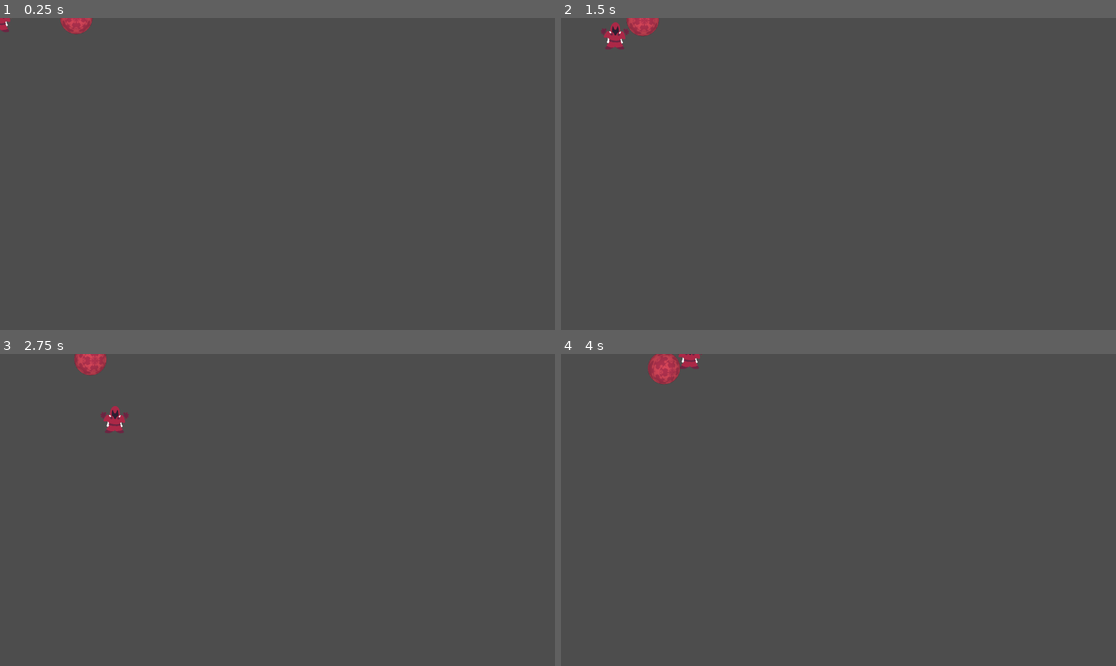
Above: before the commit, frames 1-4 (two rows, left to right).
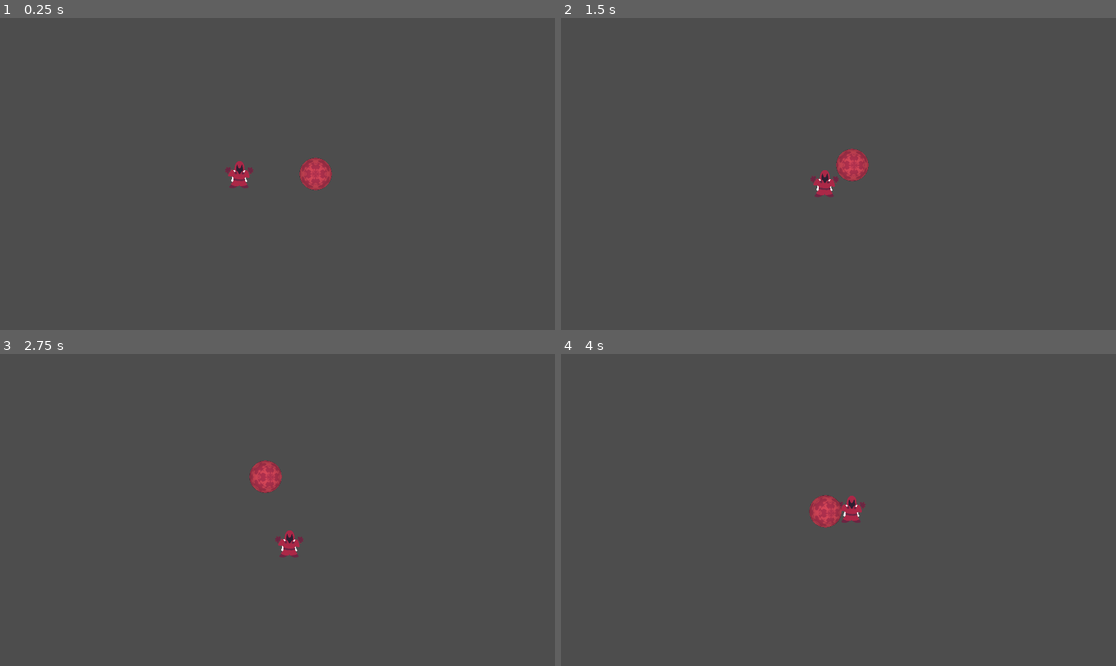
Above: after the commit, the same moments.

Repository: Hangover-Sunshine/KATAMARI-MEATBALL
Game: Godot game, scene res://scenes/Temporary/LevelTemplate.tscn
Two runs of this game, one before a commit and one after it. Both use one fixed random seed, a clock stepped at 60 frames per second and the inputs below. This scene is started directly instead of the project's main scene.
Inputs (mouse positions are in pixels of both pictures, inside the frame that each line leads up to):
- Up to frame 1 (0.25 s): no input
- Up to frame 2 (1.5 s): tap Enter at 0.5 s; move the mouse to (960, 158) at 0.52 s; hold D (WalkRight) 0.53-1.28 s; click (960, 158) at 0.67 s; move the mouse to (727, 189) at 1.27 s; hold S (WalkDown) from 1.28 s (still down)
- Up to frame 3 (2.75 s): move the mouse to (333, 441) at 2.02 s; release S (WalkDown) at 2.03 s; hold D (WalkRight) from 2.03 s (still down)
- Up to frame 4 (4 s): move the mouse to (810, 572) at 2.77 s; release D (WalkRight) at 2.78 s; hold W (WalkUp) 2.78-3.53 s; click (810, 572) at 2.92 s; move the mouse to (1005, 556) at 3.52 s; hold A (WalkLeft) from 3.53 s (still down)

The runs differ from the first frame. In frame 1, 1.0% of the frame differs, in the area x 0-60%, y 0-56%; in frame 2, 1.2%; in frame 3, 1.3%; in frame 4, 1.3%, in the area x 15-55%, y 0-56%.

Commit message:
adding more to template

Diff:
--- /dev/null
+++ b/prefabs/system/BallCamera.tscn
@@ -0,0 +1,10 @@
+[gd_scene load_steps=2 format=3 uid="uid://cfrs46bu3edfx"]
+
+[ext_resource type="Script" path="res://scripts/system/BallCamera.gd" id="1_e0qfy"]
+
+[node name="BallCamera" type="Camera2D" node_paths=PackedStringArray("Player", "Target")]
+position = Vector2(-176, -38)
+script = ExtResource("1_e0qfy")
+Player = NodePath("")
+Target = NodePath("")
+MaxOffset = 300.0
--- a/scenes/Temporary/CatamariTest.tscn
+++ b/scenes/Temporary/CatamariTest.tscn
@@ -1,7 +1,7 @@
 [gd_scene load_steps=13 format=3 uid="uid://bv0ku2v7vktrn"]
 
 [ext_resource type="PackedScene" uid="uid://myhbn6a4wked" path="res://prefabs/entities/Player.tscn" id="1_uof3s"]
-[ext_resource type="Script" path="res://scripts/system/BallCamera.gd" id="2_2ew3c"]
+[ext_resource type="PackedScene" uid="uid://cfrs46bu3edfx" path="res://prefabs/system/BallCamera.tscn" id="2_efhlj"]
 [ext_resource type="PackedScene" uid="uid://b2rldqippwrkr" path="res://prefabs/entities/FleshBall.tscn" id="3_h01f8"]
 [ext_resource type="Texture2D" uid="uid://hqxg4h3orok1" path="res://assets/temporary/Environment_Prototype1.png" id="4_xafcw"]
 [ext_resource type="Script" path="res://scripts/system/CivilianController.gd" id="5_svd63"]
@@ -30,12 +30,9 @@
 position = Vector2(207, 99)
 Speed = 375.0
 
-[node name="BallCamera" type="Camera2D" parent="." node_paths=PackedStringArray("Player", "Target")]
-position = Vector2(-176, -38)
-script = ExtResource("2_2ew3c")
+[node name="BallCamera" parent="." node_paths=PackedStringArray("Player", "Target") instance=ExtResource("2_efhlj")]
 Player = NodePath("../Player")
 Target = NodePath("../FleshBall")
-MaxOffset = 300.0
 
 [node name="FleshBall" parent="." instance=ExtResource("3_h01f8")]
 position = Vector2(-99, -12)
--- a/scenes/Temporary/LevelTemplate.tscn
+++ b/scenes/Temporary/LevelTemplate.tscn
@@ -1,17 +1,52 @@
-[gd_scene load_steps=3 format=3 uid="uid://coibco7h1048k"]
+[gd_scene load_steps=13 format=3 uid="uid://coibco7h1048k"]
 
+[ext_resource type="Script" path="res://scripts/system/CultistController.gd" id="1_36uyx"]
 [ext_resource type="PackedScene" uid="uid://myhbn6a4wked" path="res://prefabs/entities/Player.tscn" id="1_gt5lo"]
+[ext_resource type="Script" path="res://scripts/system/LevelControl.gd" id="1_scrhp"]
+[ext_resource type="Script" path="res://scripts/system/HeroController.gd" id="2_1bj2j"]
+[ext_resource type="Script" path="res://scripts/system/CivilianController.gd" id="2_431q8"]
 [ext_resource type="PackedScene" uid="uid://b2rldqippwrkr" path="res://prefabs/entities/FleshBall.tscn" id="2_s626x"]
+[ext_resource type="PackedScene" uid="uid://p364hgcf8vms" path="res://prefabs/entities/Cultist.tscn" id="3_mc2a2"]
+[ext_resource type="PackedScene" uid="uid://8nio5o2tjs5l" path="res://prefabs/entities/MeleeHero.tscn" id="5_6fd81"]
+[ext_resource type="PackedScene" uid="uid://cnwjts4gjgnfd" path="res://prefabs/entities/Civilian.tscn" id="6_gqhj7"]
+[ext_resource type="PackedScene" uid="uid://cfrs46bu3edfx" path="res://prefabs/system/BallCamera.tscn" id="6_ox7ol"]
+[ext_resource type="PackedScene" uid="uid://brwbb64oj5yj4" path="res://scenes/Menus/Pause_Menu.tscn" id="6_v3fbd"]
+[ext_resource type="PackedScene" uid="uid://ep77lvip83kt" path="res://prefabs/entities/RangedHero.tscn" id="6_ywbot"]
 
-[node name="LevelTemplate" type="Node2D"]
+[node name="Level" type="Node2D"]
+script = ExtResource("1_scrhp")
 
-[node name="CultistController" type="Node2D" parent="."]
+[node name="Game" type="Node2D" parent="."]
 
-[node name="HeroController" type="Node2D" parent="."]
+[node name="CultistController" type="Node2D" parent="Game" node_paths=PackedStringArray("FleshBall")]
+script = ExtResource("1_36uyx")
+FleshBall = NodePath("../MysteryFleshBall")
+CultistPrefab = ExtResource("3_mc2a2")
 
-[node name="CivilianController" type="Node2D" parent="."]
+[node name="HeroController" type="Node2D" parent="Game"]
+script = ExtResource("2_1bj2j")
+MeleeHeroPrefab = ExtResource("5_6fd81")
+RangedHeroPrefab = ExtResource("6_ywbot")
 
-[node name="Player" parent="." instance=ExtResource("1_gt5lo")]
+[node name="CivilianController" type="Node2D" parent="Game" node_paths=PackedStringArray("FleePoints", "ExitPoints")]
+script = ExtResource("2_431q8")
+FleePoints = NodePath("FleePoints")
+ExitPoints = NodePath("ExitPoints")
+CivilianPrefab = ExtResource("6_gqhj7")
 
-[node name="MysteryFleshBall" parent="." instance=ExtResource("2_s626x")]
+[node name="FleePoints" type="Node2D" parent="Game/CivilianController"]
+
+[node name="ExitPoints" type="Node2D" parent="Game/CivilianController"]
+
+[node name="Player" parent="Game" instance=ExtResource("1_gt5lo")]
+
+[node name="MysteryFleshBall" parent="Game" instance=ExtResource("2_s626x")]
 position = Vector2(264, 0)
+
+[node name="BallCamera" parent="Game" node_paths=PackedStringArray("Player", "Target") instance=ExtResource("6_ox7ol")]
+Player = NodePath("../Player")
+Target = NodePath("../MysteryFleshBall")
+
+[node name="PauseMenu" parent="." instance=ExtResource("6_v3fbd")]
+process_mode = 2
+visible = false
--- a/scripts/entity/adventurer/RangedHero.gd
+++ b/scripts/entity/adventurer/RangedHero.gd
@@ -11,7 +11,7 @@
 @onready var travel_brain = $TravelBrain
 @onready var spawn_projectile_timer = $SpawnProjectileTimer
 
-@onready var ball:FleshBall2D = $"../FleshBall"
+@onready var ball:FleshBall2D
 
 var ball_in_range:bool = false
 var in_range_for_attack:bool = false
--- a/scripts/system/BallCamera.gd
+++ b/scripts/system/BallCamera.gd
@@ -2,10 +2,9 @@
 
 @export var Player:CharacterBody2D
 @export var Target:CharacterBody2D
-@export var MaxDistFromBall:float = 400
 @export var MaxOffset:float = 200
 
-func _physics_process(delta):
+func _process(delta):
 	var distance = Player.global_position.distance_to(Target.global_position)
 
 	# bias the camera's position towards the ball, starting from the player's position
--- a/scripts/system/CivilianController.gd
+++ b/scripts/system/CivilianController.gd
@@ -2,10 +2,17 @@
 
 @export var FleePoints:Node2D
 @export var ExitPoints:Node2D
+@export var CivilianPrefab:PackedScene
 
 func _ready():
 	GlobalSignals.connect("request_new_flee_point", _new_flee_point_requested)
 	GlobalSignals.connect("request_escort_point", _request_escort_point)
+##
+
+func make_new_civilian(start_pos):
+	var loaded:Civilian = CivilianPrefab.instantiate()
+	add_child(loaded)
+	loaded.global_position = start_pos
 ##
 
 func _new_flee_point_requested(civy):
--- a/scripts/system/CultistController.gd
+++ b/scripts/system/CultistController.gd
@@ -5,6 +5,13 @@
 
 func _ready():
 	GlobalSignals.connect("convert_citizen_to_cultist", _convert_citizen_to_cultist)
+##
+
+func make_cultist(start_pos):
+	var loaded:Cultist = CultistPrefab.instantiate()
+	add_child(loaded)
+	loaded.fleshball = FleshBall
+	loaded.global_position = start_pos
 ##
 
 func _convert_citizen_to_cultist(civy:Civilian):
--- /dev/null
+++ b/scripts/system/HeroController.gd
@@ -0,0 +1,12 @@
+extends Node2D
+
+@export var MeleeHeroPrefab:PackedScene
+@export var RangedHeroPrefab:PackedScene
+
+func spawn_hero(start_position, is_melee:bool):
+	if is_melee:
+		pass
+	else:
+		pass
+	##
+##
--- /dev/null
+++ b/scripts/system/LevelControl.gd
@@ -0,0 +1,2 @@
+extends Node2D
+class_name LevelControl
